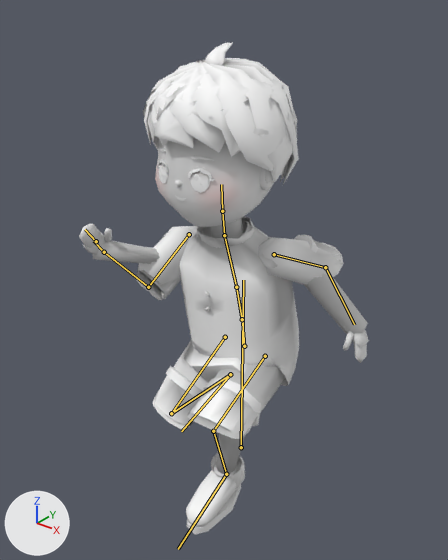
An edit to the glTF model public/models/villager-kid.lite.glb, drawn before and after from the same camera.
One viewpoint serves both versions: a 50 mm lens placed at (0.772, -1.038, 1.12), pointed at (0.012, -0.089, 0.532). The lights are fixed; the arrows at lower left show +X, +Y and +Z. The older version comes first. Both versions are drawn at frame 1 of the action 'Run'; the numbers are the values there. The bones that change, and the others that lie on the model, are drawn over the model as lines.

The first picture shows 'villager-kid'.
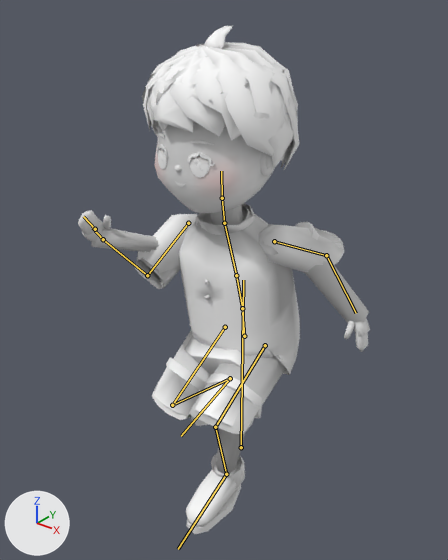
The change, as JSON lines over the scene's bpy script:
```json
{"block": "bone_hips", "where": "bone_hips = bpy.data.objects['Villager'].pose.bones['hips']  # child of 'root'"}
{"op": "set", "path": "bone_hips.location", "old": "(0.005, -0.177, 0.0)", "new": "(0.005, -0.148, 0.0)"}
{"block": "bone_thigh_l", "where": "bone_thigh_l = bpy.data.objects['Villager'].pose.bones['thigh_L']  # child of 'hips'"}
{"op": "set", "path": "bone_thigh_l.rotation_quaternion", "old": "(0.792, -0.594, -0.12, -0.024)", "new": "(0.825, -0.547, -0.12, -0.019)", "note": "degrees (-74, -13, 6) -> degrees (-68, -13, 6)"}
{"block": "bone_shin_l", "where": "bone_shin_l = bpy.data.objects['Villager'].pose.bones['shin_L']  # child of 'thigh_L'"}
{"op": "set", "path": "bone_shin_l.rotation_quaternion", "old": "(0.746, 0.663, 0.0, 0.007)", "new": "(0.8, 0.597, 0.0, 0.007)", "note": "degrees (83, -1, 1) -> degrees (74, 0, 1)"}
{"block": "bone_foot_l", "where": "bone_foot_l = bpy.data.objects['Villager'].pose.bones['foot_L']  # child of 'shin_L'"}
{"op": "set", "path": "bone_foot_l.rotation_quaternion", "old": "(0.981, -0.131, 0.056, -0.003)", "new": "(0.985, -0.106, 0.054, 0.007)", "note": "degrees (-15, 6, -1) -> degrees (-12, 6, 0)"}
{"block": "bone_thigh_r", "where": "bone_thigh_r = bpy.data.objects['Villager'].pose.bones['thigh_R']  # child of 'hips'"}
{"op": "set", "path": "bone_thigh_r.rotation_quaternion", "old": "(0.898, -0.402, -0.011, 0.067)", "new": "(0.902, -0.409, -0.009, 0.054)", "note": "degrees (-48, 2, 8) -> degrees (-49, 2, 6)"}
{"block": "bone_shin_r", "where": "bone_shin_r = bpy.data.objects['Villager'].pose.bones['shin_R']  # child of 'thigh_R'"}
{"op": "set", "path": "bone_shin_r.rotation_quaternion", "old": "(0.4, 0.917, 0.0, -0.005)", "new": "(0.492, 0.87, 0.0, -0.006)", "note": "degrees (133, 1, 0) -> degrees (121, 1, 0)"}
{"block": "bone_foot_r", "where": "bone_foot_r = bpy.data.objects['Villager'].pose.bones['foot_R']  # child of 'shin_R'"}
{"op": "set", "path": "bone_foot_r.rotation_quaternion", "old": "(0.7, -0.687, -0.007, 0.116)", "new": "(0.776, -0.611, -0.008, 0.104)", "note": "degrees (-88, 9, 10) -> degrees (-76, 7, 10)"}
```

Boxes [x1, y1, x2, y2] around the edits, measured in the pictures (448 x 560 px):
```json
{"object": "villager-kid", "change": "posed", "before": [79, 42, 369, 534], "after": [78, 26, 370, 534]}
{"bone": "hips", "before": "(244, 346) to (242, 323)", "after": "(244, 336) to (242, 312)"}
{"bone": "thigh_L", "before": "(265, 356) to (213, 431)", "after": "(265, 345) to (215, 427)"}
{"bone": "shin_L", "before": "(213, 431) to (226, 474)", "after": "(215, 427) to (226, 474)"}
{"bone": "thigh_R", "before": "(225, 337) to (171, 413)", "after": "(225, 327) to (172, 405)"}
{"bone": "shin_R", "before": "(171, 413) to (230, 374)", "after": "(172, 405) to (230, 378)"}
{"bone": "foot_R", "before": "(230, 374) to (181, 431)", "after": "(230, 378) to (181, 436)"}
```
